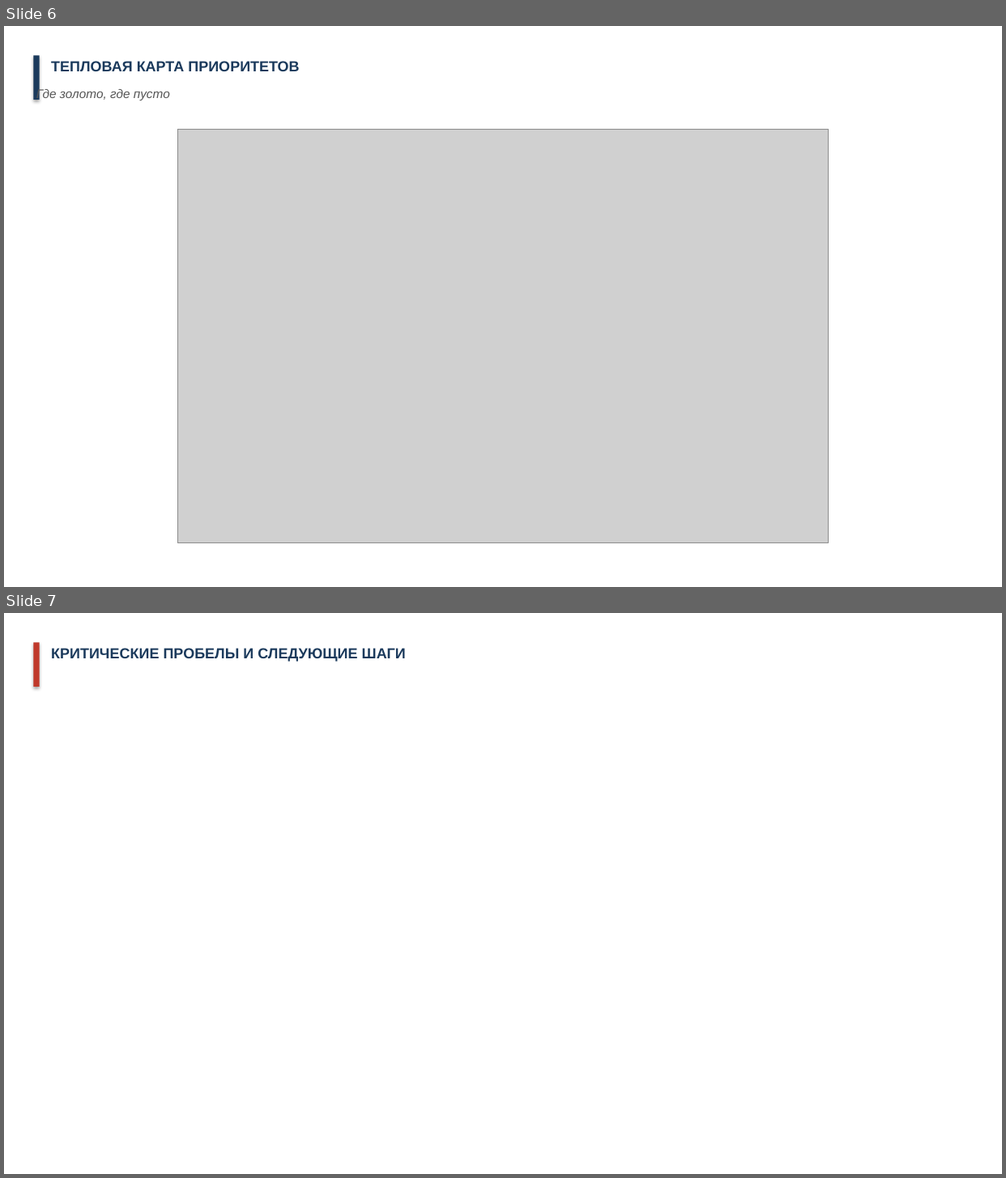
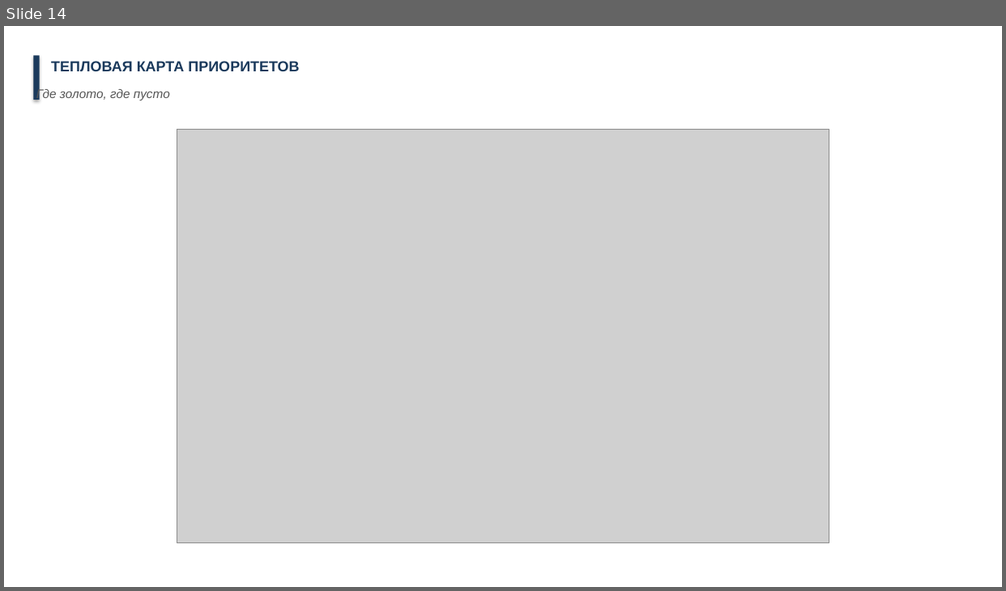
Before and after one commit to druzhkin/smart-report, a slide deck: reports/20260415-world-trends-housing.pptx. Shown one above the other, each under a label of ours: slides 6 and 7 before the commit, slide 14 after it. The pictures are 1006x1178 and 1006x591 pixels, drawn with LibreOffice and Linux fonts; fonts in the diff are those of the drawing; grey boxes stand for pictures. Boxes give left, top, right and bottom in pixels: in the first picture for what was removed or moved away, otherwise in the second. Text is boxed around its words. In the diff, an @@ line names an element or a change of style, - is before the commit and + after.

```diff
--- a/reports/20260415-world-trends-housing.pptx
+++ b/reports/20260415-world-trends-housing.pptx
@@ slide 7 removed at bbox=[4, 613, 1002, 1174], background #FFFFFF @@
@@ rectangle removed at bbox=[33, 642, 39, 687] @@
@@ text removed at bbox=[51, 648, 406, 662] @@
-КРИТИЧЕСКИЕ ПРОБЕЛЫ И СЛЕДУЮЩИЕ ШАГИ
@@ what was slide 6 is now slide 14 @@
```
Also in this commit, not shown: 3 slides changed, 9 slides added, 9 other files.
